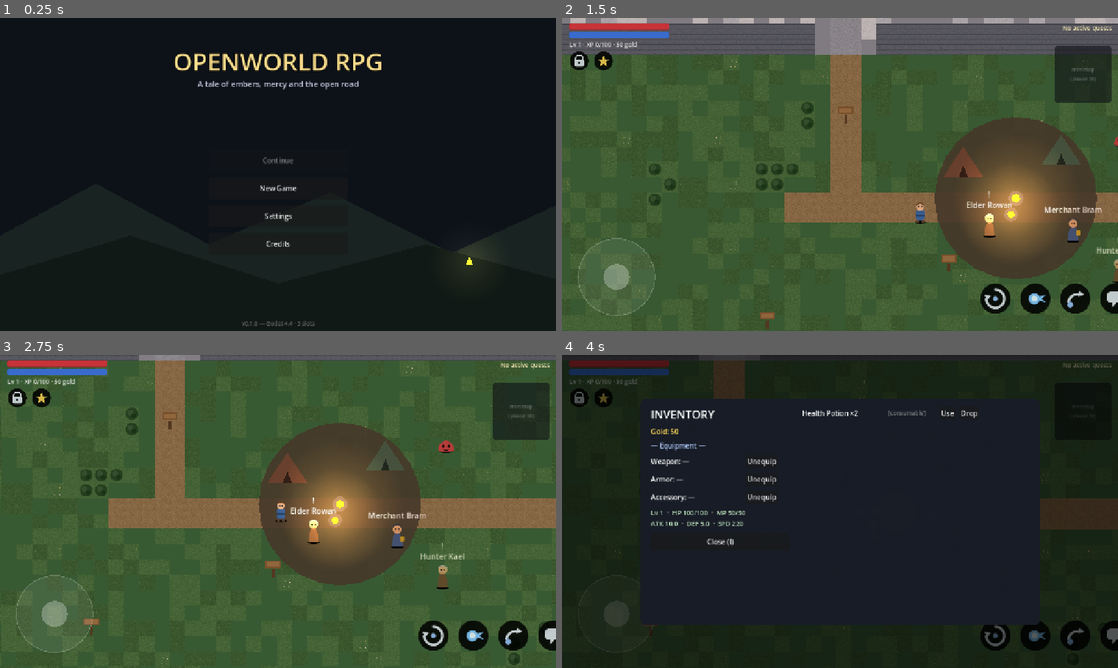
Above: before the commit, frames 1-4 (two rows, left to right).
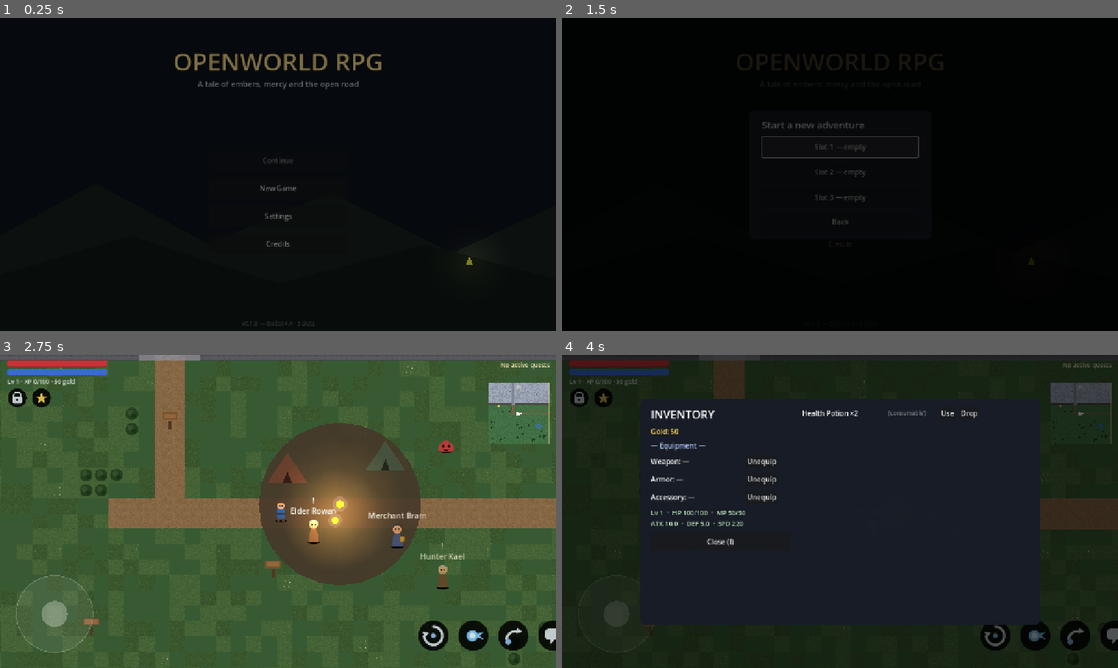
Above: after the commit, the same moments.

Repository: amirrezahadipoor/openworldRpg
Game: Godot game, scene res://scenes/menus/main_menu.tscn
The game is run twice, just before and just after one commit, with the same random seed, the same clock (stepped at 60 frames per second) and the same inputs.
Inputs (mouse positions are in pixels of both pictures, inside the frame that each line leads up to):
- Up to frame 1 (0.25 s): no input
- Up to frame 2 (1.5 s): click "New Game" at 0.5 s; click "Slot 1 — empty" at 1.25 s
- Up to frame 3 (2.75 s): drag from (55, 614) to (305, 564) at 2.02 s
- Up to frame 4 (4 s): drag from (728, 527) to (834, 570) at 2.77 s; click (578, 398) at 3.52 s

The runs differ from the first frame. In frame 1, 1.9% of the frame differs, in the area x 31-89%, y 11-99%; in frame 2, 99%, in the area x 0-100%, y 0-100%; in frame 3, 2.0%; in frame 4, 1.6%.

Commit message:
Minimap + juice pass + scene transitions (Phase 10/11 items)
- Minimap Control: samples live ChunkStreamer tile grids (72x72 over
  ~2300 px), per-column biome colors, lit waypoints, facing arrow;
  deterministic palette fallback for placeholder chunks; redraws at 3 Hz
- Juice: EventBus-driven CPUParticles2D bursts (hit sparks, death puff,
  level-up fountain, dodge dust, pickup sparkle), guarded hit-stop on
  kill/boss-phase, squash-and-stretch on dodge/hurt
- Transition autoload: fade-out -> change_scene -> fade-in for all six
  scene-change call sites (main menu, pause, death handlers)

Tests: 100/100 headless checks (was 98) + menu/game smokes clean.
ROADMAP Phase 10 minimap + Phase 11 particles/transitions/juice ticked;
DECISIONS #26.

Diff:
--- a/project.godot
+++ b/project.godot
@@ -25,6 +25,7 @@
 SaveSystem="*res://scripts/autoload/save_system.gd"
 AudioManager="*res://scripts/autoload/audio_manager.gd"
 SettingsManager="*res://scripts/autoload/settings_manager.gd"
+Transition="*res://scripts/autoload/transition.gd"
 
 [display]
 
--- /dev/null
+++ b/scripts/autoload/transition.gd
@@ -0,0 +1,39 @@
+extends CanvasLayer
+## Global fade transition for scene changes. Autoload persists across the
+## change, so one call covers fade-out -> switch -> fade-in.
+
+var _rect: ColorRect
+var _busy := false
+
+
+func _ready() -> void:
+	layer = 100
+	process_mode = Node.PROCESS_MODE_ALWAYS
+	_rect = ColorRect.new()
+	_rect.set_anchors_preset(Control.PRESET_FULL_RECT)
+	_rect.color = Color(0, 0, 0, 1)
+	_rect.mouse_filter = Control.MOUSE_FILTER_IGNORE
+	add_child(_rect)
+	fade_in(0.5)
+
+
+func go_to(path: String) -> void:
+	if _busy:
+		return
+	_busy = true
+	_rect.mouse_filter = Control.MOUSE_FILTER_STOP
+	var tw := create_tween()
+	tw.tween_property(_rect, "color:a", 1.0, 0.26)
+	await tw.finished
+	get_tree().change_scene_to_file(path)
+	await get_tree().process_frame
+	await get_tree().process_frame
+	fade_in(0.4)
+
+
+func fade_in(duration: float) -> void:
+	var tw := create_tween()
+	tw.tween_property(_rect, "color:a", 0.0, duration)
+	await tw.finished
+	_rect.mouse_filter = Control.MOUSE_FILTER_IGNORE
+	_busy = false
--- /dev/null
+++ b/scripts/combat/juice.gd
@@ -0,0 +1,69 @@
+class_name Juice
+extends Node2D
+## Lightweight one-shot particle bursts for combat/progression feedback.
+## Listens to EventBus; every burst is a self-freeing CPUParticles2D.
+
+
+func _ready() -> void:
+	z_index = 40
+	EventBus.enemy_hurt.connect(_on_enemy_hurt)
+	EventBus.enemy_died.connect(_on_enemy_died)
+	EventBus.player_leveled_up.connect(_on_level_up)
+	EventBus.player_dodged.connect(_on_dodged)
+	EventBus.item_picked_up.connect(_on_picked_up)
+
+
+func burst(world_pos: Vector2, color: Color, amount: int, speed: float,
+		spread_deg: float, life: float, gravity: Vector2 = Vector2(0, 60),
+		scale_amount: float = 2.5) -> void:
+	var p := CPUParticles2D.new()
+	p.position = world_pos
+	p.emitting = false
+	p.one_shot = true
+	p.explosiveness = 1.0
+	p.amount = amount
+	p.lifetime = life
+	p.direction = Vector2.UP
+	p.spread = spread_deg
+	p.initial_velocity_min = speed * 0.5
+	p.initial_velocity_max = speed
+	p.gravity = gravity
+	p.scale_amount_min = scale_amount * 0.5
+	p.scale_amount_max = scale_amount
+	p.color = color
+	add_child(p)
+	p.restart()
+	get_tree().create_timer(life + 0.15).timeout.connect(p.queue_free)
+
+
+func _on_enemy_hurt(enemy: Node, _amount: float, dir: Vector2) -> void:
+	if enemy is Node2D:
+		var pos: Vector2 = (enemy as Node2D).global_position
+		burst(pos - dir * 6.0, Color(1, 0.92, 0.65, 0.95), 6, 130.0, 50.0, 0.22,
+			Vector2(-dir.x * 140.0, -40.0), 1.8)
+
+
+func _on_enemy_died(enemy: Node) -> void:
+	if enemy is Node2D:
+		burst((enemy as Node2D).global_position, Color(0.55, 0.5, 0.48, 0.8),
+			14, 95.0, 180.0, 0.5, Vector2(0, -30), 3.2)
+
+
+func _on_level_up(_new_level: int) -> void:
+	var player := get_tree().get_first_node_in_group("player")
+	if player is Node2D:
+		burst((player as Node2D).global_position, Color(1.0, 0.85, 0.35, 0.95),
+			26, 190.0, 180.0, 0.8, Vector2(0, 140), 2.6)
+
+
+func _on_dodged(player: Node) -> void:
+	if player is Node2D:
+		burst((player as Node2D).global_position + Vector2(0, 10),
+			Color(0.8, 0.78, 0.7, 0.55), 8, 60.0, 120.0, 0.3, Vector2(0, -10), 2.0)
+
+
+func _on_picked_up(_item_id: String, _qty: int) -> void:
+	var player := get_tree().get_first_node_in_group("player")
+	if player is Node2D:
+		burst((player as Node2D).global_position, Color(0.65, 0.9, 1.0, 0.9),
+			8, 110.0, 160.0, 0.4, Vector2(0, -60), 1.8)
--- a/scripts/main.gd
+++ b/scripts/main.gd
@@ -58,6 +58,10 @@
 	day_night.name = "DayNight"
 	add_child(day_night)
 
+	var juice := Juice.new()
+	juice.name = "Juice"
+	world.add_child(juice)
+
 	var arena: BossArena = (load(BOSS_ARENA_SCENE) as PackedScene).instantiate()
 	arena.name = "BossArena"
 	world.add_child(arena)
@@ -91,7 +95,7 @@
 	var hud := HUD.new()
 	hud.name = "HUD"
 	add_child(hud)
-	hud.setup(player)
+	hud.setup(player, streamer)
 	hud_ref = hud
 	hud.bag_pressed.connect(func() -> void: inventory_ui.toggle())
 	hud.talents_pressed.connect(func() -> void: talent_ui.toggle())
@@ -174,6 +178,7 @@
 	if enemy is Node2D:
 		DamageNumber.spawn(self, (enemy as Node2D).global_position + Vector2(0, -34), "+%d XP" % (enemy as Enemy).xp_reward, Color(0.55, 0.95, 0.55))
 	camera.shake(0.2)
+	_hit_stop(0.05)
 
 
 func _on_npc_interacted(npc: NPC) -> void:
@@ -291,6 +296,23 @@
 
 func _on_boss_phase(_phase: int) -> void:
 	camera.shake(0.5)
+	_hit_stop(0.09)
+
+
+var _hit_stop_busy := false
+
+
+func _hit_stop(duration: float) -> void:
+	## Brief time-scale dip for impact feel. Guarded so overlapping hits don't
+	## fight over Engine.time_scale.
+	if _hit_stop_busy:
+		return
+	_hit_stop_busy = true
+	Engine.time_scale = 0.35
+	get_tree().create_timer(duration, true, false, true).timeout.connect(func() -> void:
+		Engine.time_scale = 1.0
+		_hit_stop_busy = false
+	)
 
 
 func _on_player_died() -> void:
@@ -309,10 +331,12 @@
 
 
 func _on_load_last() -> void:
+	get_tree().paused = false
 	GameState.pending_load = true
-	get_tree().change_scene_to_file("res://scenes/main.tscn")
+	Transition.go_to("res://scenes/main.tscn")
 
 
 func _on_quit_title() -> void:
+	get_tree().paused = false
 	GameState.pending_load = false
-	get_tree().change_scene_to_file("res://scenes/menus/main_menu.tscn")
+	Transition.go_to("res://scenes/menus/main_menu.tscn")
--- a/scripts/menus/main_menu.gd
+++ b/scripts/menus/main_menu.gd
@@ -264,7 +264,7 @@
 			return
 		GameState.current_slot = slot
 		GameState.pending_load = true
-		get_tree().change_scene_to_file(GAME_SCENE)
+		Transition.go_to(GAME_SCENE)
 	else:
 		if SaveSystem.has_save(slot):
 			_show_overwrite_confirm(slot)
@@ -273,10 +273,10 @@
 
 
 func _start_new_game(slot: int) -> void:
-	GameState.current_slot = slot
-	GameState.reset()
-	GameState.pending_load = false
-	get_tree().change_scene_to_file(GAME_SCENE)
+		GameState.current_slot = slot
+		GameState.reset()
+		GameState.pending_load = false
+		Transition.go_to(GAME_SCENE)
 
 
 func _show_overwrite_confirm(slot: int) -> void:
--- a/scripts/player/player.gd
+++ b/scripts/player/player.gd
@@ -164,6 +164,17 @@
 	_dodge_cd = DODGE_COOLDOWN
 	EventBus.player_dodged.emit(self)
 	AudioManager.play_sfx("dodge")
+	_squash(Vector2(1.25, 0.72))
+
+
+## Squash-and-stretch juice: snap the sprite to a scale then tween back.
+func _squash(target: Vector2) -> void:
+	if sprite == null:
+		return
+	sprite.scale = target
+	var tw := create_tween()
+	tw.tween_property(sprite, "scale", Vector2.ONE, 0.22) \
+		.set_trans(Tween.TRANS_ELASTIC).set_ease(Tween.EASE_OUT)
 
 
 ## Called by enemy hitboxes / hazards.
@@ -173,5 +184,6 @@
 	var dmg := maxf(1.0, amount - GameState.defense() * 0.5)
 	GameState.hp = clampf(GameState.hp - dmg, 0.0, GameState.max_hp())
 	EventBus.player_damaged.emit(dmg)
+	_squash(Vector2(0.8, 1.22))
 	if GameState.hp <= 0.0:
 		EventBus.player_died.emit()
--- a/scripts/ui/hud.gd
+++ b/scripts/ui/hud.gd
@@ -9,18 +9,21 @@
 signal talents_pressed
 
 var player: Player
+var streamer: ChunkStreamer
 
 var hp_bar: ProgressBar
 var mp_bar: ProgressBar
 var info_label: Label
 var quest_label: Label
 var joystick: VirtualJoystick
+var minimap: Minimap
 var _whirl_btn: ActionButton
 var _bolt_btn: ActionButton
 
 
-func setup(p: Player) -> void:
+func setup(p: Player, s: ChunkStreamer = null) -> void:
 	player = p
+	streamer = s
 	_build_top_left()
 	_build_top_right()
 	_build_touch_controls()
@@ -137,28 +140,16 @@
 	quest_label.offset_bottom = 130.0
 	add_child(quest_label)
 
-	var minimap := Panel.new()
-	var mm_bg := StyleBoxFlat.new()
-	mm_bg.bg_color = Color(0.05, 0.06, 0.08, 0.6)
-	mm_bg.set_corner_radius_all(6)
-	minimap.add_theme_stylebox_override("panel", mm_bg)
-	minimap.custom_minimum_size = Vector2(130, 130)
+	minimap = Minimap.new()
+	minimap.custom_minimum_size = Vector2(140, 140)
 	minimap.anchor_left = 1.0
 	minimap.anchor_right = 1.0
-	minimap.offset_left = -146.0 - m.x
+	minimap.offset_left = -156.0 - m.x
 	minimap.offset_top = 64.0 + m.y
 	minimap.offset_right = -16.0 - m.x
-	minimap.offset_bottom = 194.0 + m.y
+	minimap.offset_bottom = 204.0 + m.y
+	minimap.setup(player, streamer)
 	add_child(minimap)
-
-	var mm_label := Label.new()
-	mm_label.text = "minimap\n(phase 10)"
-	mm_label.horizontal_alignment = HORIZONTAL_ALIGNMENT_CENTER
-	mm_label.add_theme_color_override("font_color", Color(1, 1, 1, 0.3))
-	mm_label.add_theme_font_size_override("font_size", 12)
-	mm_label.set_anchors_preset(Control.PRESET_FULL_RECT)
-	mm_label.vertical_alignment = VERTICAL_ALIGNMENT_CENTER
-	minimap.add_child(mm_label)
 
 
 func _build_touch_controls() -> void:
--- /dev/null
+++ b/scripts/ui/minimap.gd
@@ -0,0 +1,135 @@
+class_name Minimap
+extends Control
+## Real terrain minimap centered on the player. Samples authored chunk tile
+## grids (biome palette fallback for placeholder chunks), draws lit waypoints
+## and the player facing arrow. Redraws at a fixed interval, not per frame.
+
+const WORLD_SPAN := 2304.0  # world px shown edge to edge
+const CELLS := 72
+const REFRESH := 0.3
+
+var player: Node2D
+var streamer: ChunkStreamer
+
+var _timer := REFRESH  # draw immediately once player is set
+var _drawn_once := false
+
+# Per-column colors for authored tiles (index by (gid-1) % 8), per biome row.
+const BIOME_BASE := [
+	Color(0.27, 0.45, 0.28),   # meadow
+	Color(0.50, 0.42, 0.31),   # barrens
+	Color(0.62, 0.66, 0.72),   # frost
+]
+const HAZARD_COLOR := [
+	Color(0.23, 0.44, 0.58),   # water
+	Color(0.80, 0.38, 0.15),   # lava
+	Color(0.55, 0.70, 0.82),   # ice
+]
+const PATH_COLOR := [
+	Color(0.45, 0.38, 0.27),
+	Color(0.36, 0.29, 0.24),
+	Color(0.50, 0.53, 0.58),
+]
+const ROCK_COLOR := [
+	Color(0.13, 0.25, 0.13),
+	Color(0.25, 0.21, 0.18),
+	Color(0.19, 0.27, 0.30),
+]
+const WALL_COLOR := Color(0.30, 0.29, 0.27)
+
+
+func setup(p: Node2D, s: ChunkStreamer) -> void:
+	player = p
+	streamer = s
+
+
+func _ready() -> void:
+	mouse_filter = Control.MOUSE_FILTER_IGNORE
+
+
+func _process(delta: float) -> void:
+	if player == null:
+		return
+	_timer += delta
+	if _timer >= REFRESH or not _drawn_once:
+		_timer = 0.0
+		_drawn_once = true
+		queue_redraw()
+
+
+func _draw() -> void:
+	var rect := Rect2(Vector2.ZERO, size)
+	draw_rect(rect, Color(0.04, 0.05, 0.07, 0.78))
+	if player == null:
+		return
+
+	var scale_px := size.x / WORLD_SPAN
+	var origin := player.global_position - Vector2(WORLD_SPAN, WORLD_SPAN) * 0.5
+	var cell_world := WORLD_SPAN / float(CELLS)
+	var cell_px := size / Vector2(CELLS, CELLS)
+
+	for cy in CELLS:
+		var wy := origin.y + (float(cy) + 0.5) * cell_world
+		for cx in CELLS:
+			var wx := origin.x + (float(cx) + 0.5) * cell_world
+			var c := _sample(Vector2(wx, wy))
+			if c.a > 0.01:
+				draw_rect(Rect2(Vector2(float(cx), float(cy)) * cell_px, cell_px + Vector2(0.5, 0.5)), c)
+
+	# Lit waypoints.
+	for wp_id in Waypoint.registry.keys():
+		if not bool(GameState.quest_flags.get("wp_%s" % wp_id, false)):
+			continue
+		var pos: Vector2 = Waypoint.registry[wp_id]
+		var local := (pos - origin) * scale_px
+		if rect.has_point(local):
+			draw_circle(local, 3.2, Color(1.0, 0.62, 0.2))
+			draw_circle(local, 1.4, Color(1.0, 0.9, 0.6))
+
+	# Player arrow.
+	var center := size * 0.5
+	var facing := Vector2.DOWN
+	if player is Player:
+		facing = (player as Player).facing
+	var tip := center + facing * 9.0
+	var side_a := center + facing.rotated(2.5) * 7.0
+	var side_b := center + facing.rotated(-2.5) * 7.0
+	draw_colored_polygon(PackedVector2Array([tip, side_a, side_b]), Color(1, 1, 1, 0.95))
+
+	# Frame + north mark.
+	draw_rect(rect, Color(0.85, 0.75, 0.5, 0.55), false, 2.0)
+	draw_string(ThemeDB.fallback_font, Vector2(size.x * 0.5 - 5.0, 14.0), "N",
+		HORIZONTAL_ALIGNMENT_CENTER, -1, 13, Color(1, 0.95, 0.8, 0.9))
+
+
+func _sample(wpos: Vector2) -> Color:
+	var key := Vector2i(
+		int(floorf(wpos.x / float(ChunkStreamer.CHUNK_SIZE))),
+		int(floorf(wpos.y / float(ChunkStreamer.CHUNK_SIZE)))
+	)
+	var chunk := streamer.get_loaded_chunk(key) if streamer != null else null
+	var renderer := chunk.get_node_or_null("Renderer") as ChunkRenderer if chunk != null else null
+	if renderer != null and not renderer.tiles.is_empty():
+		var local := wpos - Vector2(key) * float(ChunkStreamer.CHUNK_SIZE)
+		var tx := clampi(int(local.x / 32.0), 0, renderer.grid_w - 1)
+		var ty := clampi(int(local.y / 32.0), 0, renderer.grid_h - 1)
+		var gid: int = renderer.tiles[ty * renderer.grid_w + tx]
+		if gid <= 0:
+			return renderer.base_color  # bare ground
+		var col := (gid - 1) % 8
+		var biome := (gid - 1) / 8
+		match col:
+			2:
+				return PATH_COLOR[biome]
+			3:
+				return HAZARD_COLOR[biome]
+			4:
+				return ROCK_COLOR[biome]
+			5:
+				return WALL_COLOR
+			_:
+				return BIOME_BASE[biome]
+	# Placeholder / unloaded: deterministic biome guess (matches streamer).
+	var rng := RandomNumberGenerator.new()
+	rng.seed = hash(key) & 0x7FFFFFFF
+	return BIOME_BASE[rng.randi_range(0, 2)].darkened(0.25)
--- a/scripts/ui/pause_menu.gd
+++ b/scripts/ui/pause_menu.gd
@@ -99,10 +99,10 @@
 func _quit_to_save() -> void:
 	get_tree().paused = false
 	GameState.pending_load = true  # reload the game scene from the slot save
-	get_tree().change_scene_to_file("res://scenes/main.tscn")
+	Transition.go_to("res://scenes/main.tscn")
 
 
 func _quit_to_title() -> void:
 	get_tree().paused = false
 	GameState.pending_load = false
-	get_tree().change_scene_to_file("res://scenes/menus/main_menu.tscn")
+	Transition.go_to("res://scenes/menus/main_menu.tscn")
--- a/scripts/world/chunk_streamer.gd
+++ b/scripts/world/chunk_streamer.gd
@@ -29,6 +29,10 @@
 func set_target(t: Node2D) -> void:
 	follow_target = t
 	_update()
+
+
+func get_loaded_chunk(key: Vector2i) -> Node:
+	return _loaded.get(key, null)
 
 
 func _update() -> void:
--- a/tests/combat_test.gd
+++ b/tests/combat_test.gd
@@ -416,6 +416,12 @@
 	check(main_node.day_night != null and main_node.day_night.canvas != null,
 		"day/night CanvasModulate active")
 
+	# Real minimap samples authored terrain.
+	var mm = main_node.get_node("HUD").minimap
+	check(mm != null, "HUD has real minimap")
+	var sample: Color = mm._sample(Vector2(700, 330))
+	check(sample.a > 0.01, "minimap samples terrain color at spawn")
+
 	# World flags (chests/levers/waypoints) survive save/load.
 	var had_flag := bool(GameState.quest_flags.get("chest_test_chest_opened", false))
 	check(had_flag, "chest flag set before save")
Not shown, added: scripts/autoload/transition.gd.uid
Not shown, added: scripts/combat/juice.gd.uid
Not shown, added: scripts/ui/minimap.gd.uid
Not shown, changed: DECISIONS.md
Not shown, changed: ROADMAP.md
